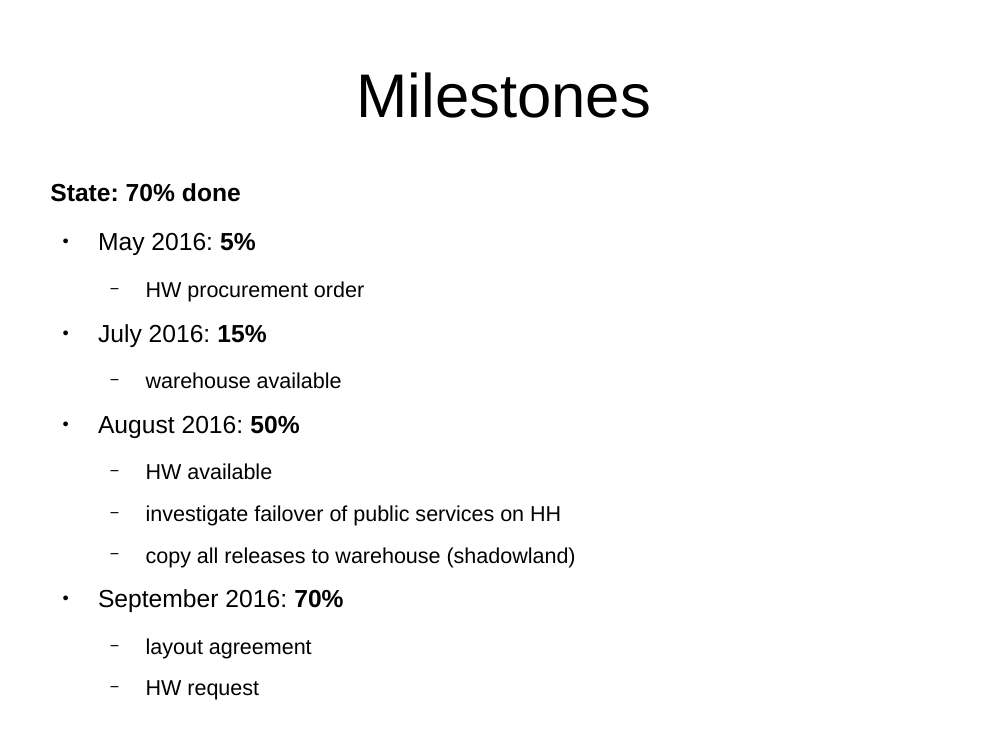
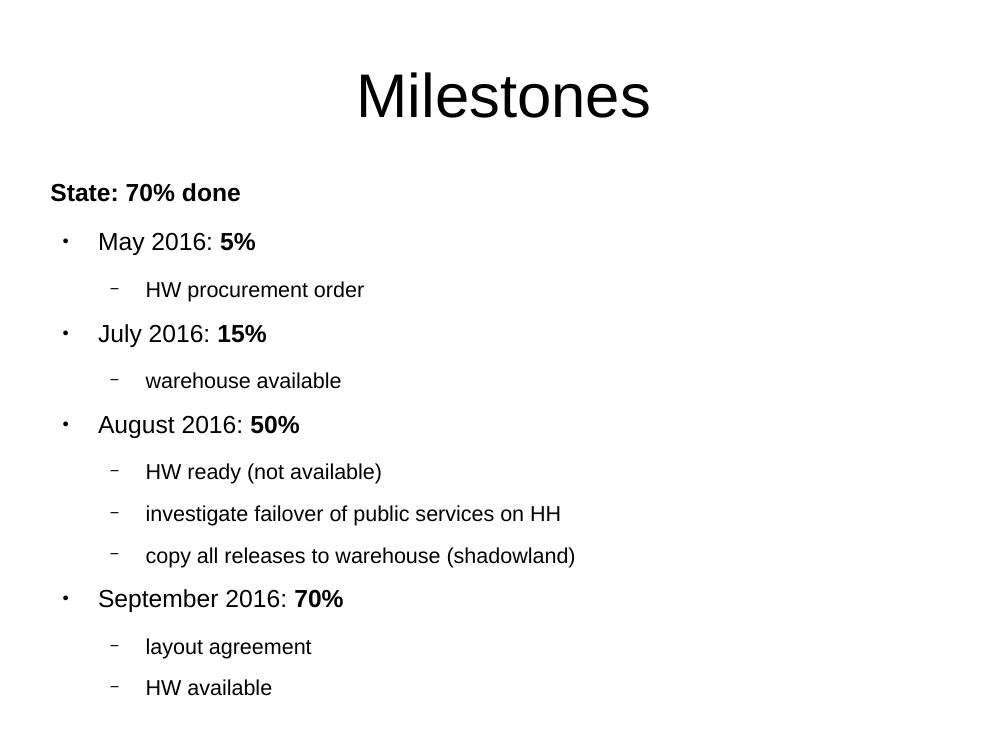
Before and after one commit to avullo/ensembl-migration-pm, a slide deck: slide 26 of data-review-10-16/talk.odp (slide 25 before the commit). Drawn at 1008x756 pixels with LibreOffice and Linux fonts; fonts in the diff are those of the drawing; background and template pictures are left out. Boxes give left, top, right and bottom in pixels: in the first picture for what was removed or moved away, otherwise in the second. Text is boxed around its words. In the diff, an @@ line names an element or a change of style, - is before the commit and + after.

```diff
--- a/data-review-10-16/talk.odp
+++ b/data-review-10-16/talk.odp
@@ text at [146,463,382,484]: text changed @@
-  − HW available
+  − HW ready (not available)
@@ text at [146,679,272,696]: text changed @@
-  − HW request
+  − HW available
```
Also in this commit, not shown: 7 other slides changed, 1 slide added, 7 other files.
